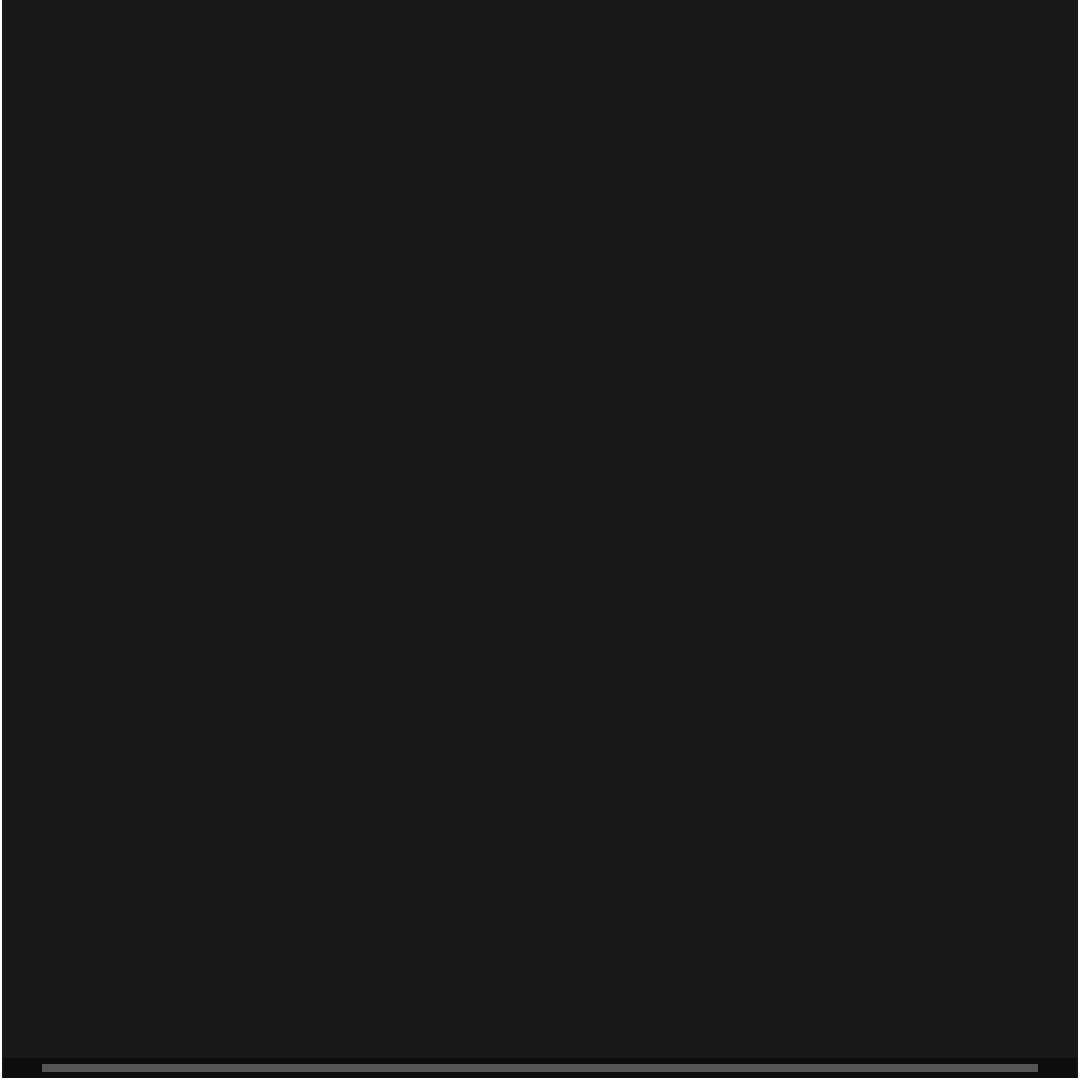
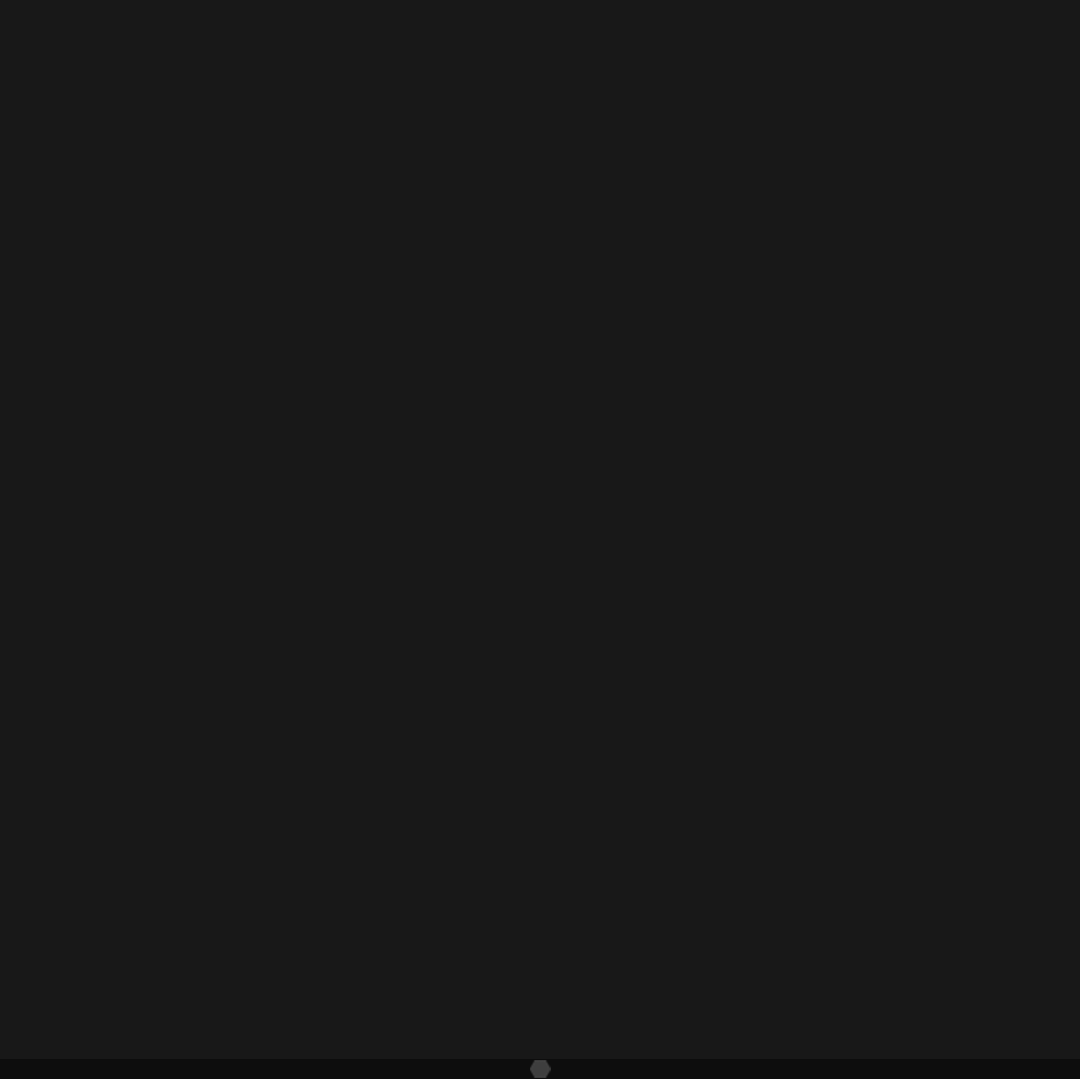
The second 1080×1080 image is a revision of the first. Changes to its layers:
added layer "ic_sysbar_lights_out_dot_large" in group "Unknown_Folder" over [530, 1060, 551, 1078]
hid "Прямоугольник 2", painted on it over [42, 1064, 1038, 1073]
painted on "Прямоугольник 1" over [0, 1058, 1080, 1079]
painted on "Прямоугольник 3" over [0, 0, 1080, 1079]
